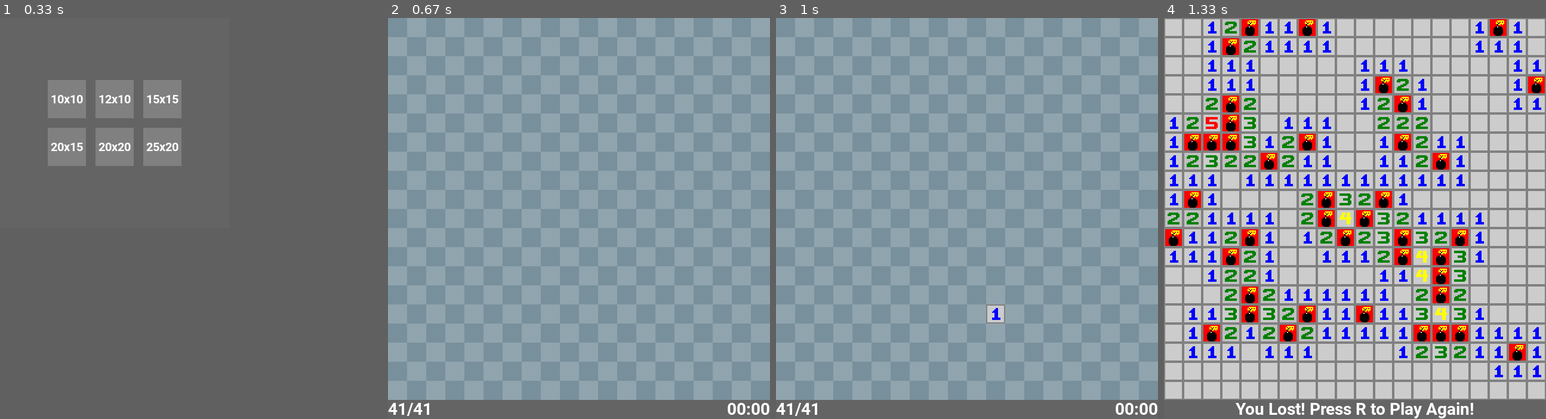
Above: before the commit, frames 1-4 (left to right).
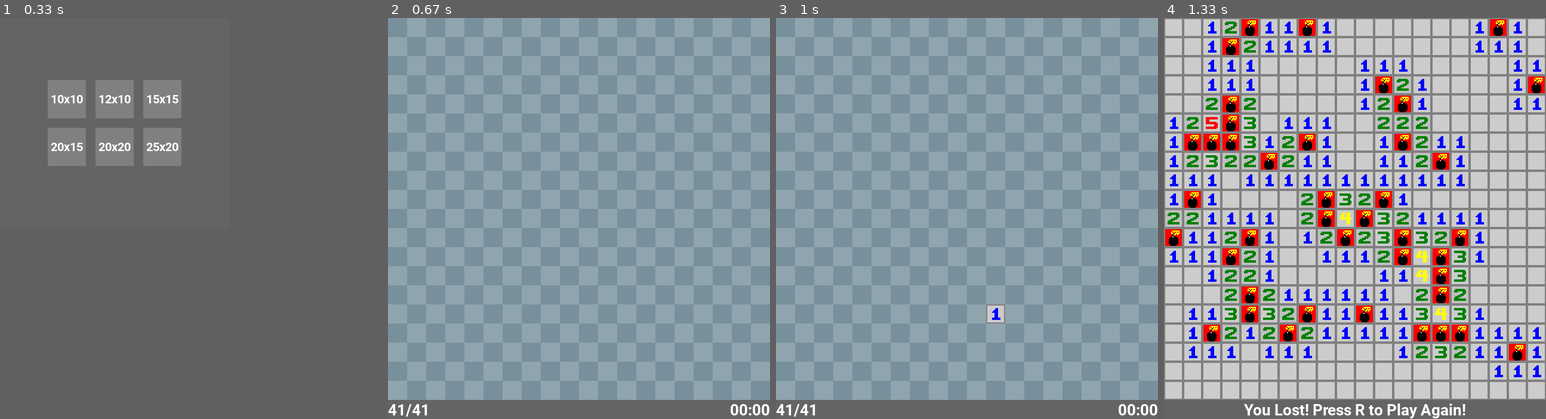
Above: after the commit, the same moments.

Repository: GroguLovesCookies/MineSweeper
Game: pygame game, started from game.py
The game is run twice, just before and just after one commit, with the same random seed, the same clock (stepped at 60 frames per second) and the same inputs.
Inputs (mouse positions are in pixels of both pictures, inside the frame that each line leads up to):
- Up to frame 1 (0.33 s): no input
- Up to frame 2 (0.67 s): click (494, 130) at 0.38 s
- Up to frame 3 (1 s): click (1005, 306) at 0.72 s
- Up to frame 4 (1.33 s): click (1400, 254) at 1.05 s

Frame 1 is identical in both runs. In frame 2, 0.4% of the frame differs, in the area x 0-100%, y 95-100%; in frame 3, 0.4%; in frame 4, 1.1%, in the area x 18-81%, y 95-100%.

Commit message:
Changed font size

Diff:
--- a/game.py
+++ b/game.py
@@ -47,7 +47,7 @@
     clock = pg.time.Clock()
     flags_left = main.MINE_NUM
 
-    roboto_font = pg.font.Font("fonts/Roboto-Bold.ttf", 28)
+    roboto_font = pg.font.Font("fonts/Roboto-Bold.ttf", 26)
     roboto_small = pg.font.Font("fonts/Roboto-Bold.ttf", 20)
     roboto_middle = pg.font.Font("fonts/Roboto-Bold.ttf", 22)
 
